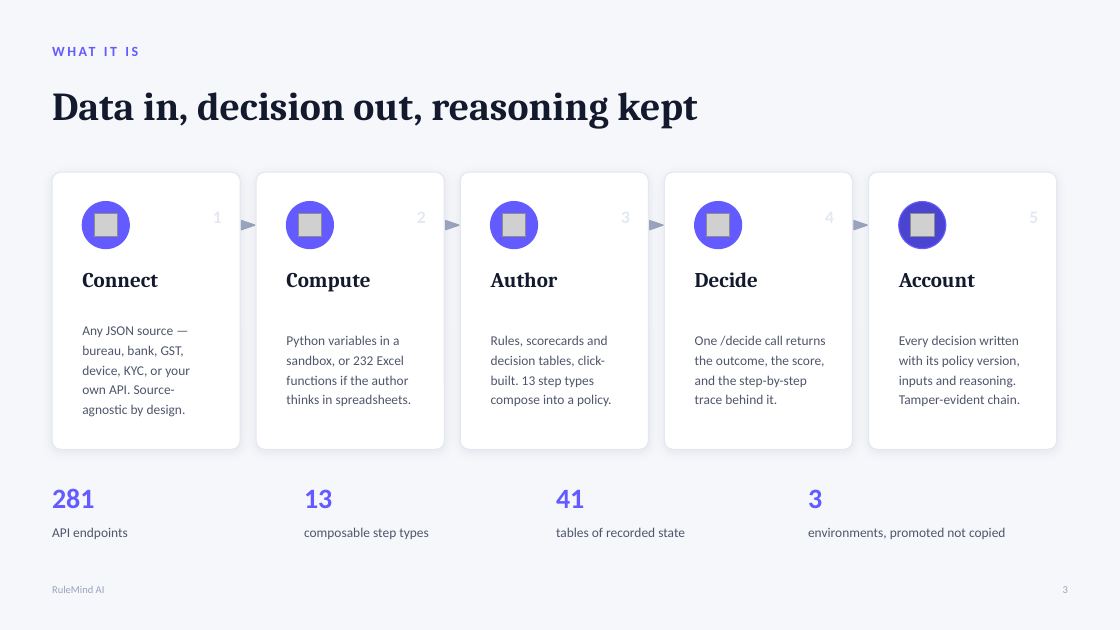
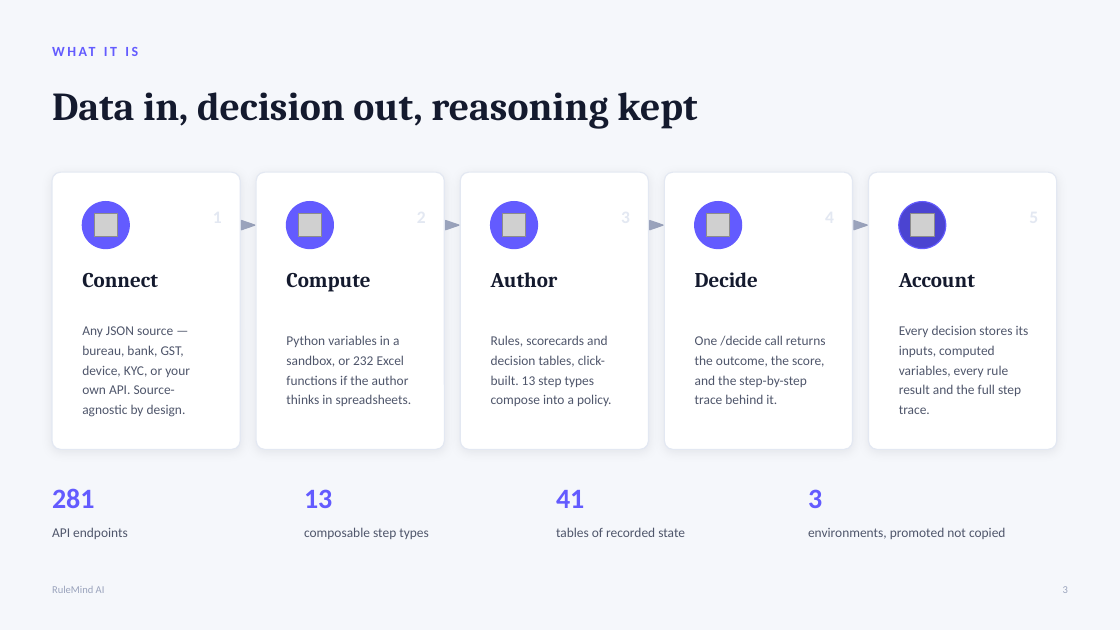
Before and after one commit to tanmayiift/rulemind-ai, a slide deck: slide 3 of docs/deck/RuleMind-AI.pptx. Drawn at 1120x630 pixels with LibreOffice and Linux fonts; fonts in the diff are those of the drawing; grey boxes stand for pictures. Boxes give left, top, right and bottom in pixels: in the first picture for what was removed or moved away, otherwise in the second. Text is boxed around its words. In the diff, an @@ line names an element or a change of style, - is before the commit and + after.

```diff
--- a/docs/deck/RuleMind-AI.pptx
+++ b/docs/deck/RuleMind-AI.pptx
@@ text at [899, 326, 1029, 414]: text changed @@
-Every decision written with its policy version, inputs and reasoning. Tamper-evident chain.
+Every decision stores its inputs, computed variables, every rule result and the full step trace.
```
Also in this commit, not shown: 2 other files.
